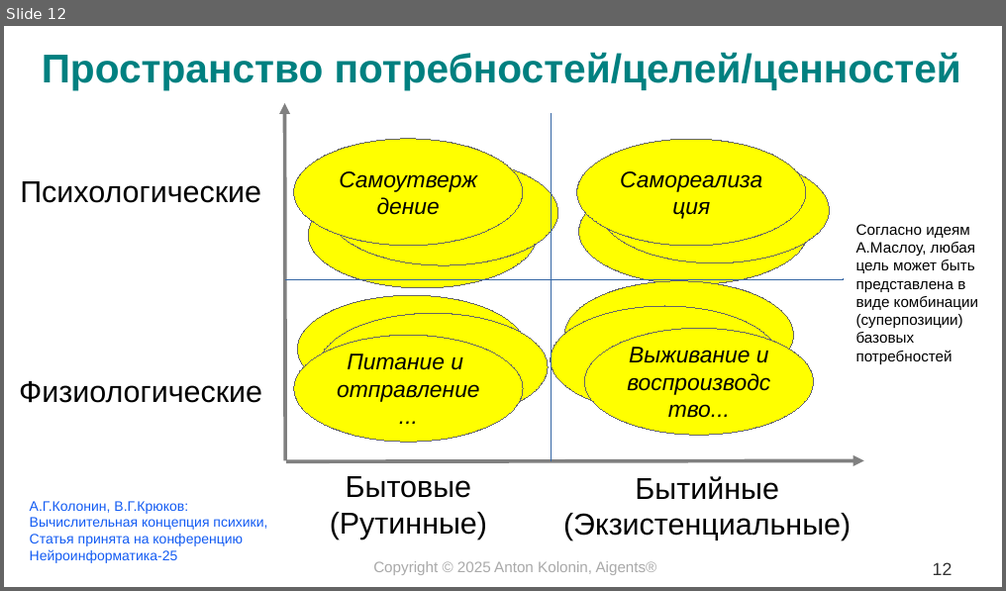
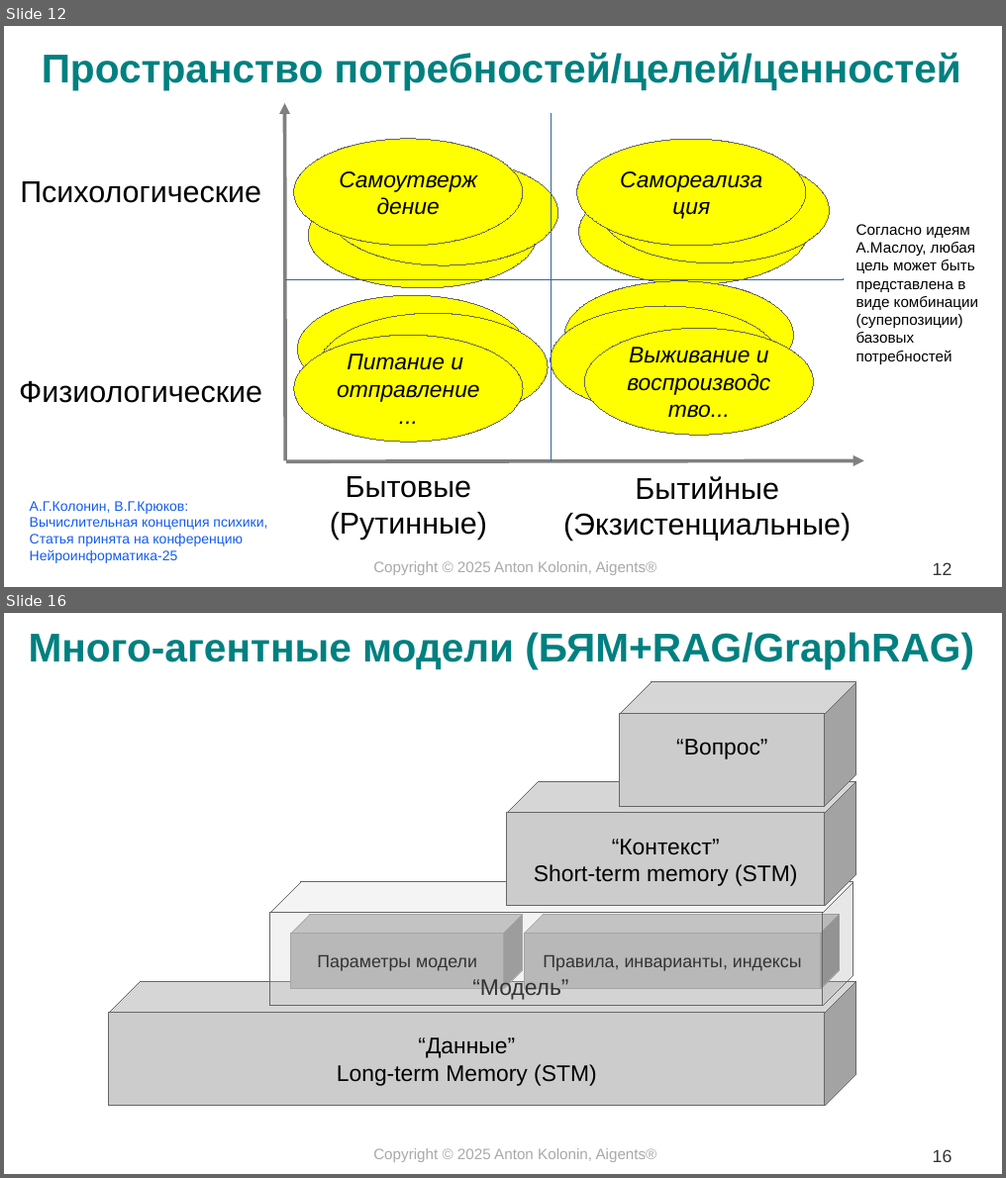
Before and after one commit to aigents/iai, a slide deck: docs/2025/psyche_model_kolonin_ru.odp. Shown one above the other, each under a label of ours: slide 12 before the commit, slides 12 and 16 after it; the slides between them are not shown. The pictures are 1006x591 and 1006x1178 pixels, drawn with LibreOffice and Linux fonts; fonts in the diff are those of the drawing. Boxes give left, top, right and bottom in pixels: in the first picture for what was removed or moved away, otherwise in the second. Text is boxed around its words. In the diff, an @@ line names an element or a change of style, - is before the commit and + after.

```diff
--- a/docs/2025/psyche_model_kolonin_ru.odp
+++ b/docs/2025/psyche_model_kolonin_ru.odp
@@ slide 16 added at (4, 613, 1002, 1174), background #FFFFFF @@
@@ text added at (29, 632, 974, 668), 32 pt, text #008080, bold @@
+Много-агентные модели (БЯМ+RAG/GraphRAG)
@@ cube added at (620, 682, 855, 806), fill #CCCCCC, outline #666666 0 pt, 18 pt, text #000000 @@
+“Вопрос”
@@ cube added at (507, 782, 855, 906), fill #CCCCCC, outline #666666 0 pt, 18 pt, text #000000 @@
+“Контекст”
+Short-term memory (STM)
@@ cube added at (270, 882, 854, 1006), fill #CCCCCC at 25% opacity, outline #666666 0 pt, 18 pt, text #333333 @@
+“Модель”
@@ cube added at (291, 915, 522, 989), fill #B2B2B2, outline #999999 0 pt, 14 pt, text #000000 @@
+Параметры модели
@@ cube added at (299, 929, 522, 981), fill #B2B2B2, outline #999999 0 pt, 14 pt, text #000000 @@
+GPT/DNN Parameters
@@ cube added at (525, 915, 839, 989), fill #B2B2B2, outline #999999 0 pt, 14 pt, text #000000 @@
+Правила, инварианты, индексы
@@ cube added at (109, 981, 856, 1106), fill #CCCCCC, outline #666666 0 pt, 18 pt, text #000000 @@
+“Данные”
+Long-term Memory (STM)
@@ text added at (373, 1149, 657, 1162), 12 pt, text #A9A9A9 @@
+Copyright © 2025 Anton Kolonin, Aigents®
@@ page number added at (933, 1150, 952, 1162), 14 pt, text #333333 @@
+16
```
Also in this commit, not shown: 1 slide changed, 4 other slides added, 2 other files.
